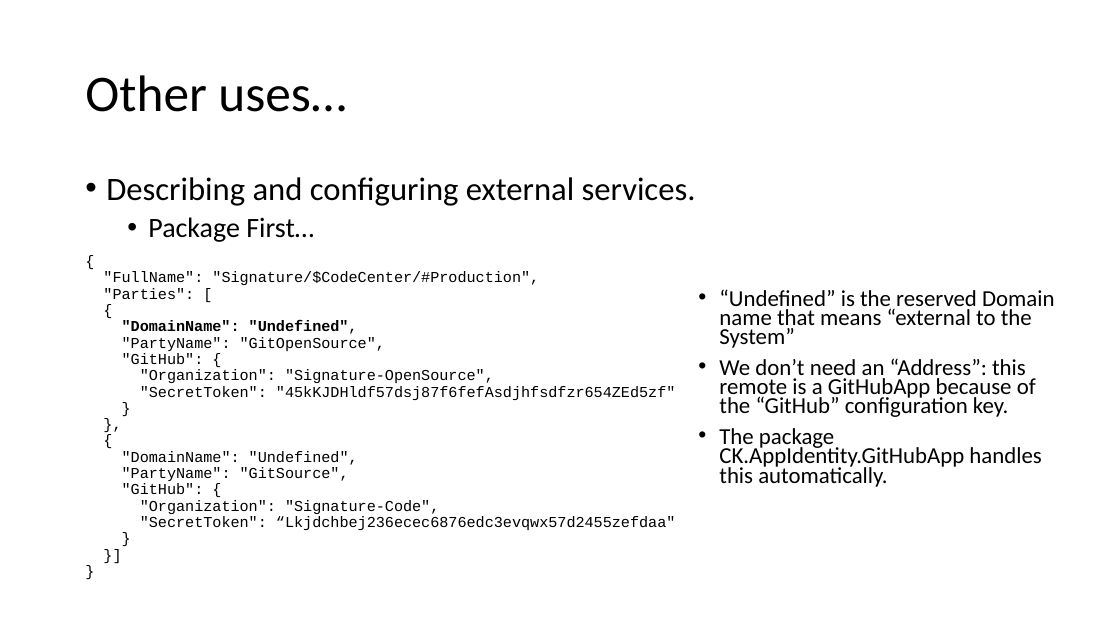
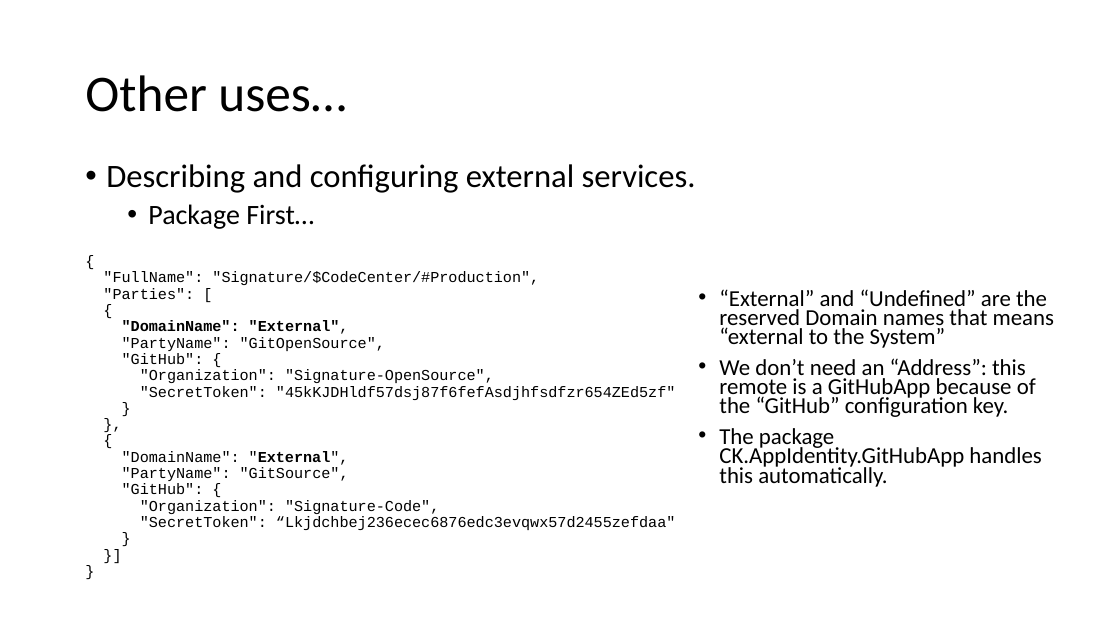
Before and after one commit to signature-opensource/CK-AppIdentity-Transport, a slide deck: slide 19 of Doc/CK-AppIdentity.pptx. Drawn at 1120x630 pixels with LibreOffice and Linux fonts; fonts in the diff are those of the drawing. Boxes give left, top, right and bottom in pixels: in the first picture for what was removed or moved away, otherwise in the second. Text is boxed around its words. In the diff, an @@ line names an element or a change of style, - is before the commit and + after.

```diff
--- a/Doc/CK-AppIdentity.pptx
+++ b/Doc/CK-AppIdentity.pptx
@@ text "Describing and configuring external services.": place and size @@
-text "Describing and configuring external services." at [106,177,696,242]
+text "Describing and configuring external services." at [106,164,696,229]
@@ text at [719,289,1054,348]: text changed @@
-• “Undefined” is the reserved Domain name that means “external to the System”
+• “External” and “Undefined” are the reserved Domain names that means “external to the System”
@@ text at [122,320,349,334]: text changed @@
-"DomainName": "Undefined",
+"DomainName": "External",
@@ text at [122,451,349,465]: text changed @@
-"DomainName": "Undefined",
+"DomainName": "External",
```
Also in this commit, not shown: 5 other slides changed, 2 slides added, 1 slide removed, 5 other files.
